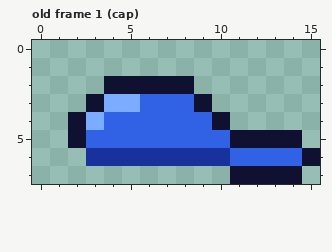
Edited in one commit: pixel-art file (art/sprites/bare/hats.aseprite). This is how it looked before the edit.
16x8 pixels, 5 frames. Shown: old frame 1 (cap). The commit also changed other frames, which this record leaves out.
After:
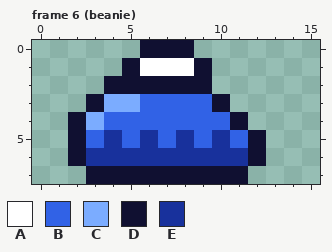
Palette (. is transparent): A #ffffff  B #3162e6  C #7bacff  D #101031  E #18319c
A new or re-ordered frame is compared with the old frame closest to it.
Changes in this commit:
{"change": "frames 5 -> 12"}
{"where": "frame 6 (beanie) is new; against old frame 1 (cap)"}
{"frame":6,"y":0,"x":6,"old":"...","new":"DDD"}
{"frame":6,"y":1,"x":5,"old":".....","new":"DAAAD"}
{"frame":6,"y":2,"x":9,"old":".","new":"D"}
{"frame":6,"y":3,"x":9,"old":"D.","new":"BD"}
{"frame":6,"y":4,"x":10,"old":"D.","new":"BD"}
{"frame":6,"y":5,"x":4,"old":"B","new":"E"}
{"frame":6,"y":5,"x":6,"old":"B","new":"E"}
{"frame":6,"y":5,"x":8,"old":"B","new":"E"}
{"frame":6,"y":5,"x":10,"old":"BD","new":"EB"}
{"frame":6,"y":5,"x":13,"old":"DD","new":".."}
{"frame":6,"y":6,"x":2,"old":".","new":"D"}
{"frame":6,"y":6,"x":11,"old":"BBBBD","new":"ED..."}
{"frame":6,"y":7,"x":3,"old":"........","new":"DDDDDDDD"}
{"frame":6,"y":7,"x":12,"old":"DDD","new":"..."}
